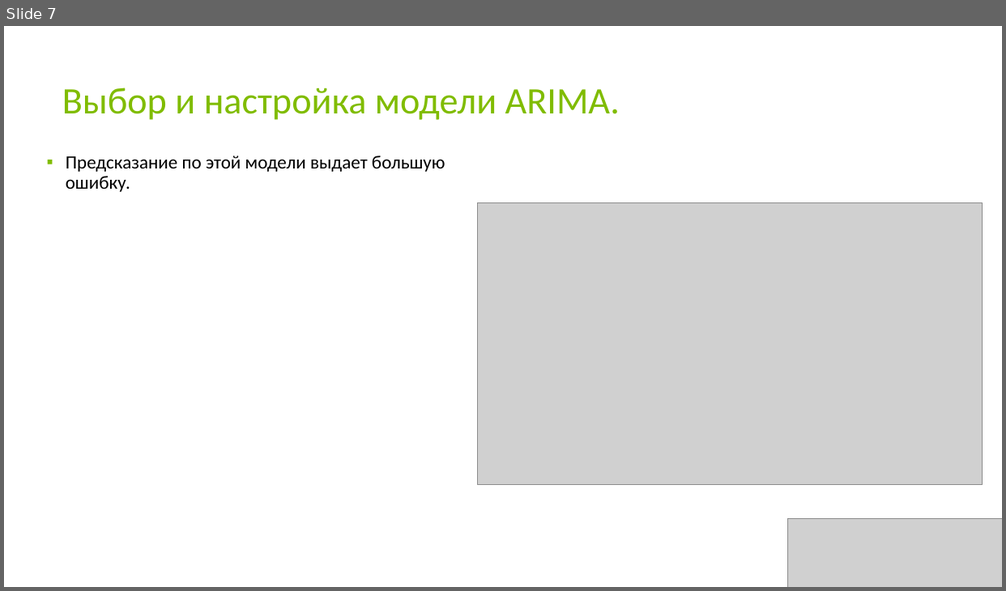
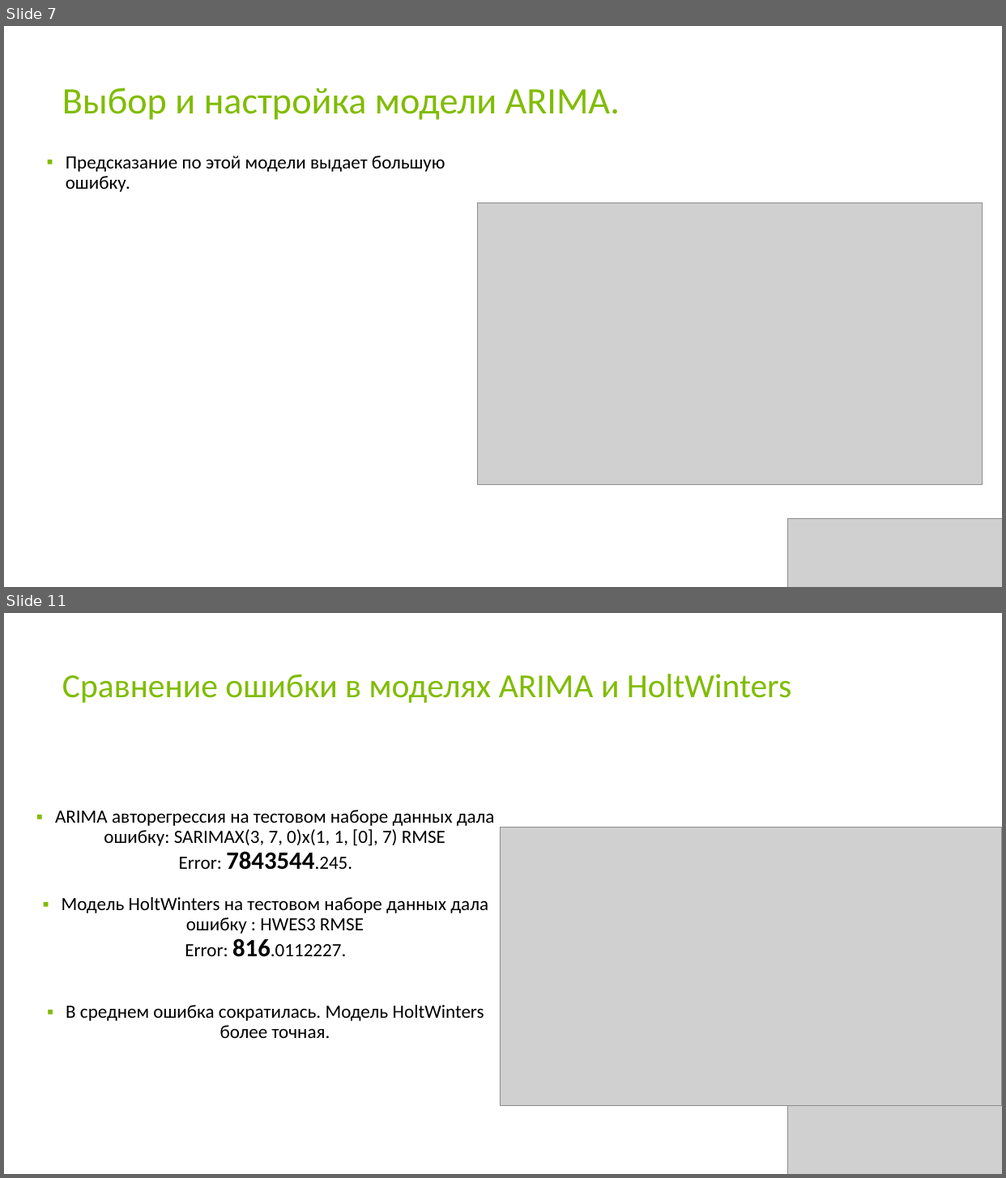
Before and after one commit to KseniyaSilenkova/-Final_examination_Switzerland, a slide deck: Презентация.pptx. Shown one above the other, each under a label of ours: slide 7 before the commit, slides 7 and 11 after it; the slides between them are not shown. The pictures are 1006x591 and 1006x1178 pixels, drawn with LibreOffice and Linux fonts; fonts in the diff are those of the drawing; grey boxes stand for pictures. Boxes give left, top, right and bottom in pixels: in the first picture for what was removed or moved away, otherwise in the second. Text is boxed around its words. In the diff, an @@ line names an element or a change of style, - is before the commit and + after.

```diff
--- a/Презентация.pptx
+++ b/Презентация.pptx
@@ slide 11 added at <box>4,613,1002,1174</box>, background #FFFFFF @@
@@ title added at <box>62,674,791,703</box>, 32.4 pt, text #80BC00 @@
+Сравнение ошибки в моделях ARIMA и HoltWinters
@@ text added at <box>55,810,495,1038</box>, 18 pt, text #000000 @@
+▪ ARIMA авторегрессия на тестовом наборе данных дала ошибку: SARIMAX(3, 7, 0)x(1, 1, [0], 7) RMSE
+Error: 7843544.245.
+▪ Модель HoltWinters на тестовом наборе данных дала ошибку : HWES3 RMSE
+Error: 816.0112227.
+▪ В среднем ошибка сократилась. Модель HoltWinters более точная.
@@ picture added at <box>500,828,1002,1106</box> @@
@@ picture added at <box>788,1106,1002,1174</box> @@
```
Also in this commit, not shown: 1 slide changed, 3 other slides added, 17 slides removed.
